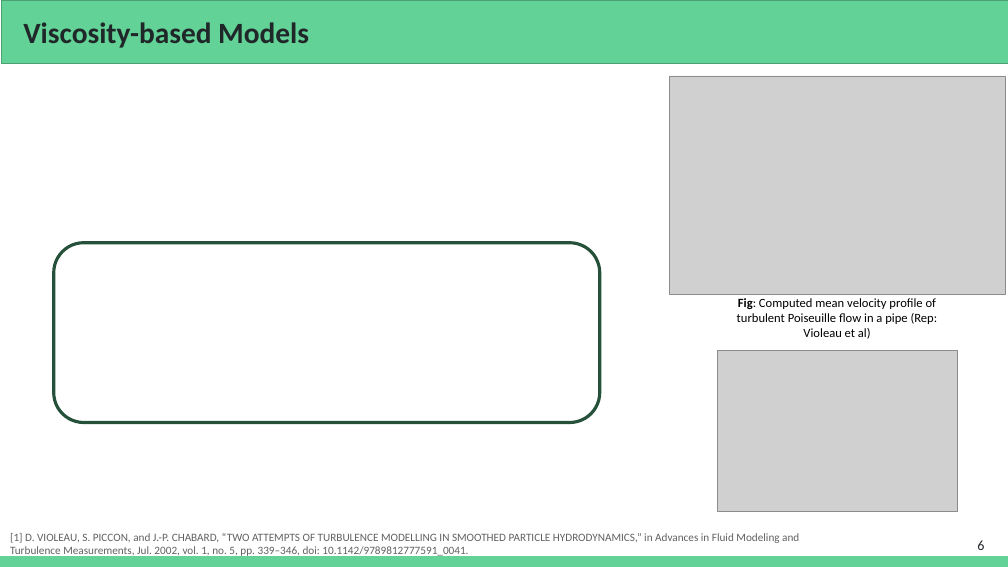
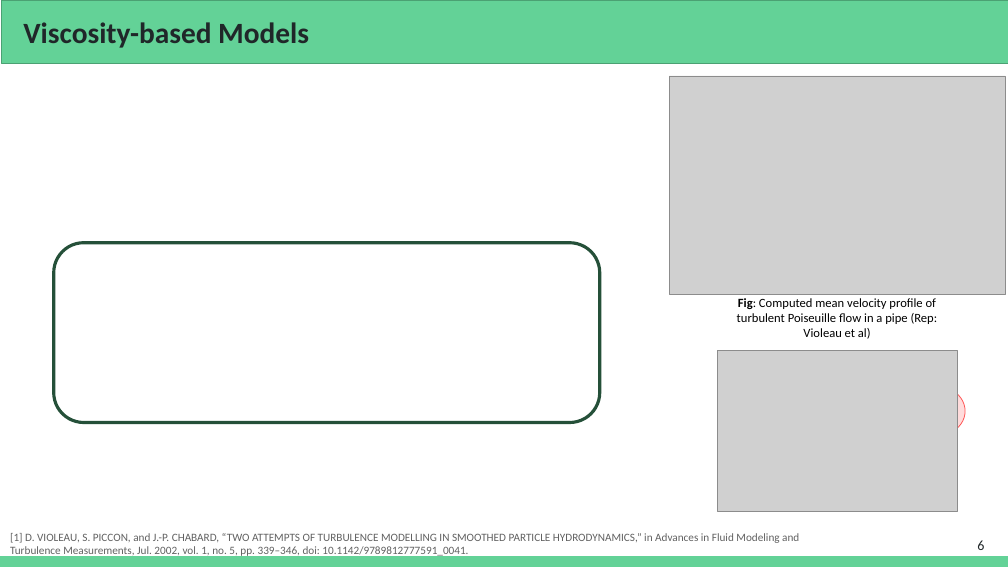
Before and after one commit to Prajwal-Prathiksh/ddp-thesis, a slide deck: slide 6 of report/DDP Stage I - 2022.pptx. Drawn at 1008x567 pixels with LibreOffice and Linux fonts; fonts in the diff are those of the drawing; grey boxes stand for pictures. Boxes give left, top, right and bottom in pixels: in the first picture for what was removed or moved away, otherwise in the second. Text is boxed around its words. In the diff, an @@ line names an element or a change of style, - is before the commit and + after.

```diff
--- a/report/DDP Stage I - 2022.pptx
+++ b/report/DDP Stage I - 2022.pptx
@@ ellipse added at box(905, 386, 966, 437), fill #FFDCDC, outline #FF5252 0.75 pt @@
```
Also in this commit, not shown: 2 other slides changed, 2 slides added, 5 slides removed.
